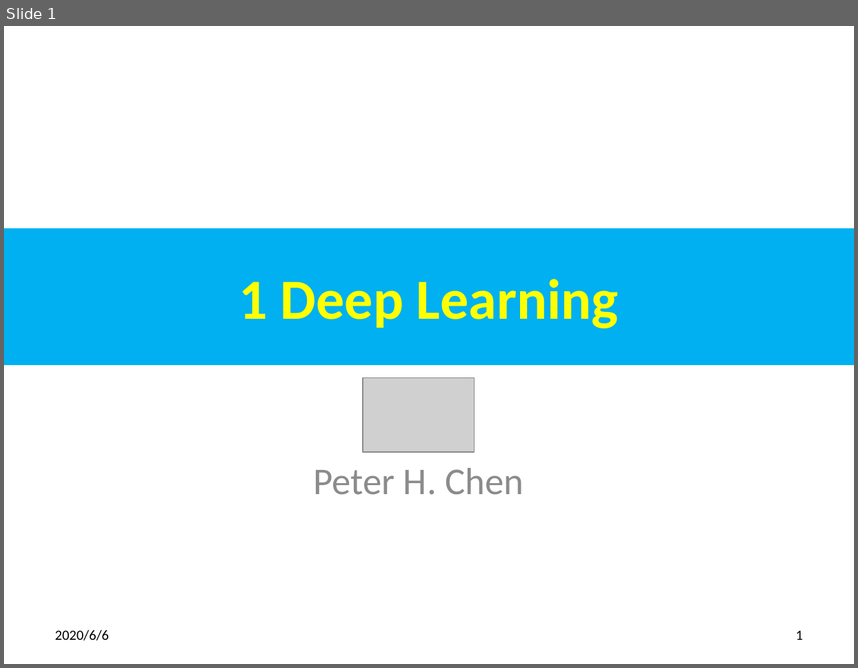
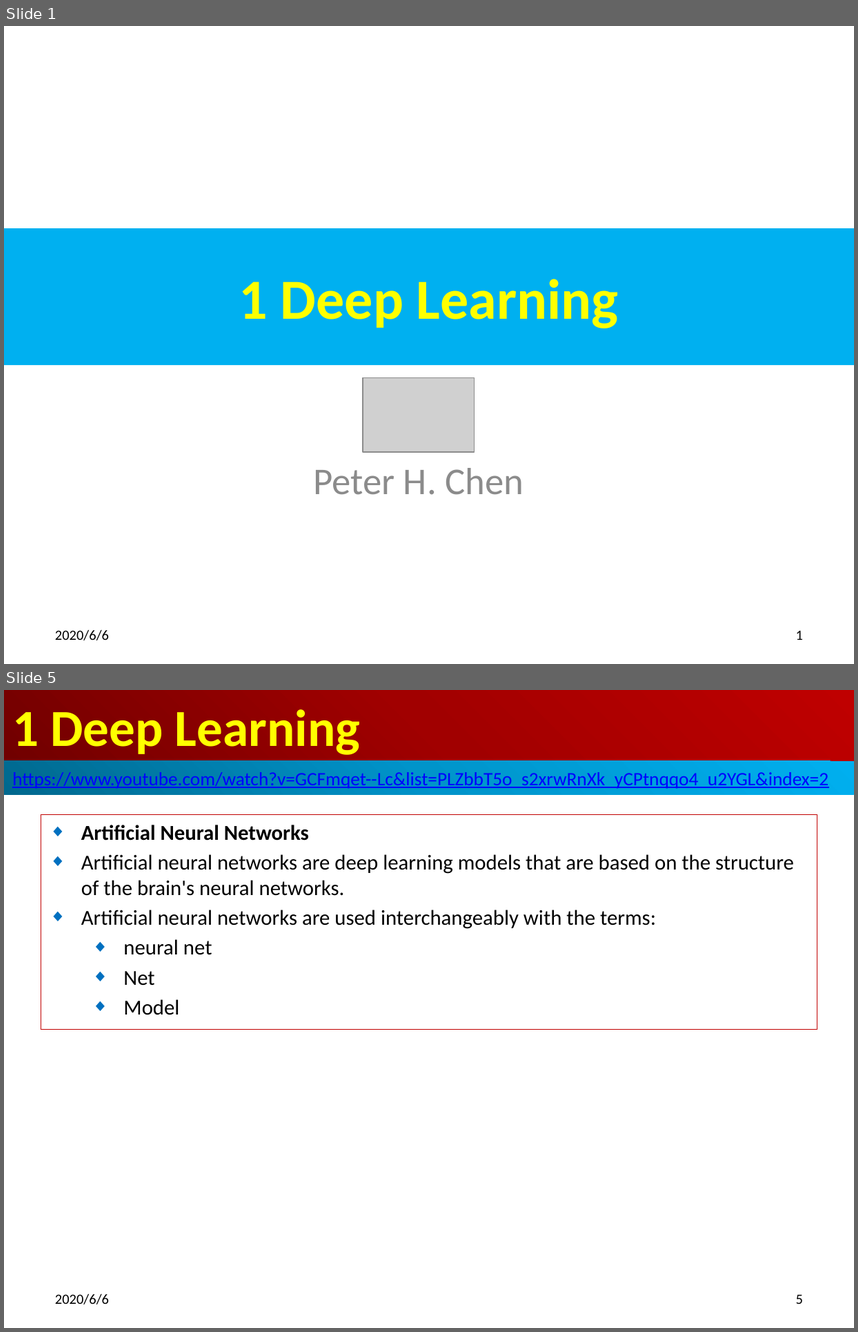
Before and after one commit to peterhchen/850_DeepLearningFundamental, a slide deck: 01_DeepLearning.pptx. Shown one above the other, each under a label of ours: slide 1 before the commit, slides 1 and 5 after it; the slides between them are not shown. The pictures are 858x668 and 858x1332 pixels, drawn with LibreOffice and Linux fonts; fonts in the diff are those of the drawing; grey boxes stand for pictures. Boxes give left, top, right and bottom in pixels: in the first picture for what was removed or moved away, otherwise in the second. Text is boxed around its words. In the diff, an @@ line names an element or a change of style, - is before the commit and + after.

```diff
--- a/01_DeepLearning.pptx
+++ b/01_DeepLearning.pptx
@@ slide 5 added at (x1=4, y1=690, x2=854, y2=1328), background #FFFFFF @@
@@ title added at (x1=4, y1=690, x2=854, y2=761), fill gradient #720000 to #A20000 to #C00000, 44 pt, text #FFFF00, bold @@
+1 Deep Learning
@@ rectangle added at (x1=4, y1=761, x2=854, y2=795), fill gradient #00688E to #0094CA to #00B0F0, 16 pt, text #0000FF, underline @@
+https://www.youtube.com/watch?v=GCFmqet--Lc&list=PLZbbT5o_s2xrwRnXk_yCPtnqqo4_u2YGL&index=2
@@ subtitle added at (x1=41, y1=815, x2=817, y2=1029), outline #C00000 0.75 pt, 18 pt, text #000000 @@
+◆ Artificial Neural Networks
+◆ Artificial neural networks are deep learning models that are based on the structure of the brain's neural networks.
+◆ Artificial neural networks are used interchangeably with the terms:
+  ◆ neural net
+  ◆ Net
+  ◆ Model
@@ text added at (x1=55, y1=1293, x2=109, y2=1304), 12 pt, text #000000 @@
+2020/6/6
@@ page number added at (x1=796, y1=1294, x2=803, y2=1303), 12 pt, text #000000 @@
+5
```
Also in this commit, not shown: 1 slide changed, 3 other slides added.
